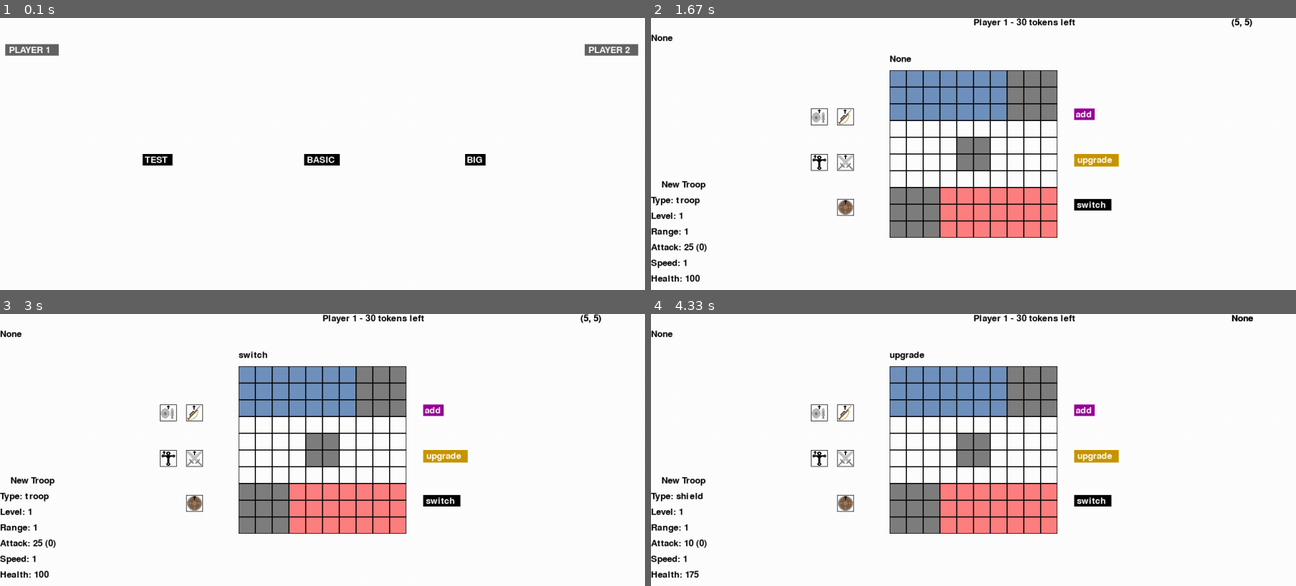
Above: before the commit, frames 1-4 (two rows, left to right).
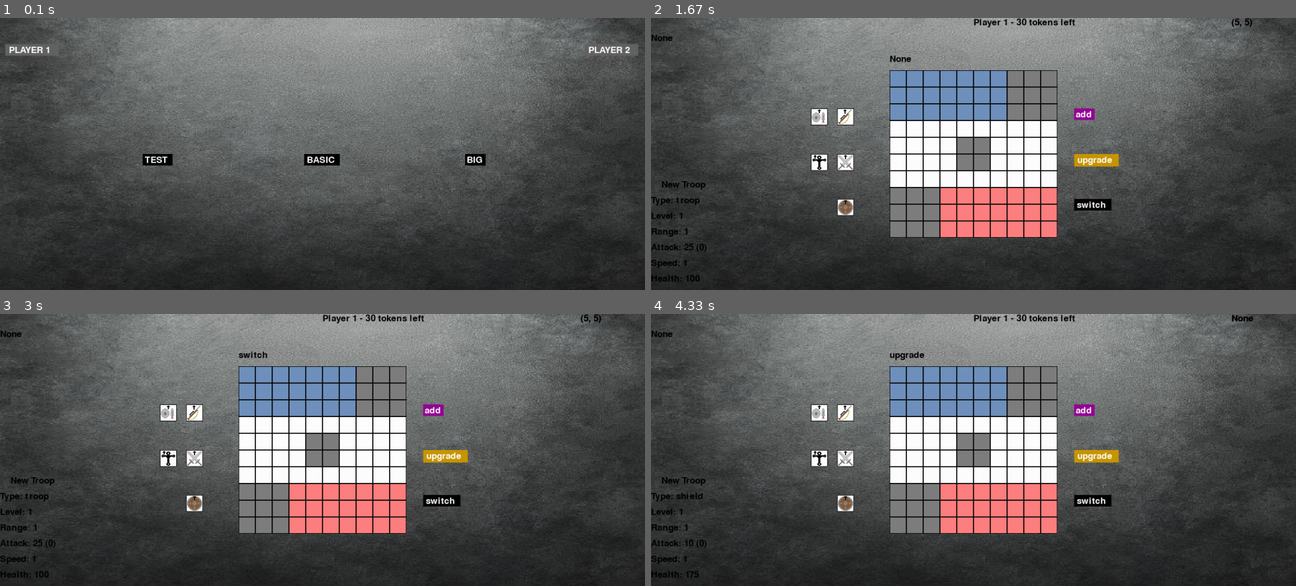
Above: after the commit, the same moments.

Repository: hornsbym/WarGame
Game: pygame game, started from Game.py
Two runs of this game, one before a commit and one after it. Both use one fixed random seed, a clock stepped at 60 frames per second and the inputs below.
Inputs (mouse positions are in pixels of both pictures, inside the frame that each line leads up to):
- Up to frame 1 (0.1 s): no input
- Up to frame 2 (1.67 s): click "BASIC" at 0.38 s; click (973, 154) at 0.72 s; hold W 1-1.47 s; hold A from 1.55 s (still down)
- Up to frame 3 (3 s): release A at 2.08 s; hold A 2.12-2.52 s; tap 0 at 2.27 s; hold W 2.55-2.92 s; hold A from 2.95 s (still down)
- Up to frame 4 (4.33 s): tap 2 at 3.1, 4.27 s; release A at 3.42 s; tap E at 3.45 s; click (844, 411) at 3.83 s; hold W from 4.12 s (still down)

The runs differ from the first frame. In frame 1, 99% of the frame differs, in the area x 0-100%, y 0-100%; in frame 2, 82%; in frame 3, 82%; in frame 4, 82%.

Commit message:
Completed Background application

Diff:
--- a/Background.py
+++ /dev/null
@@ -1,17 +0,0 @@
-"""
-Carter Huffman - 1/11/2019
-Class desgined to add a background image to the window
-"""
-
-class Background(pygame.sprite.Sprite):
-    def __init__(self, image_file, location):
-        pygame.sprite.Sprite.__init__(self)  #call Sprite initializer
-        self.image = pygame.image.load(image_file)
-        self.rect = self.image.get_rect()
-        self.rect.left, self.rect.top = location
-
-
-
-    #BackGround = Background('background_image.png', [0,0])
-    #screen.fill([255, 255, 255])
-    #screen.blit(BackGround.image, BackGround.rect)
--- a/Game.py
+++ b/Game.py
@@ -25,6 +25,8 @@
 
         # Boilerplate pygame stuff:
         pg.init()
+        self.BackGround = pg.image.load('gray background.JPG')
+        self.BackGround = pg.transform.scale(self.BackGround, (width, height))
         self.clock = pg.time.Clock()
         self.displayWidth = width
         self.displayHeight = height
@@ -342,6 +344,9 @@
 
             self.display.fill((255,255,255))
 
+            #Background painting
+            self.display.blit(self.BackGround, [0,0])
+
             change1.showButton(self.display)
             change2.showButton(self.display)
 
@@ -398,6 +403,8 @@
         while (loop == True):
             # Gets all the events from the game window. A.k.a., do stuff here.
             for event in pg.event.get():
+
+
                 if event.type == pg.QUIT:
                     pg.quit()
                     quit()
@@ -458,6 +465,9 @@
 
             # Clear previous screen, so it can be updated again.
             self.display.fill((255,255,255))
+
+            # Background painting
+            self.display.blit(self.BackGround, [0,0])
 
             b.showBoard(self.display)
 
@@ -608,6 +618,8 @@
         while True:
             # Gets all the events from the game window. A.k.a., do stuff here.
             for event in pg.event.get():
+
+
                 if event.type == pg.QUIT:
                     pg.quit()
                     quit()
@@ -636,6 +648,9 @@
             # Clear previous screen, so it can be updated again.
 
             self.display.fill((255,255,255))
+
+            # Background placement
+            self.display.blit(self.BackGround, [0,0])
 
             attackButton.showButton(self.display)
             moveButton.showButton(self.display)
Binary file added: gray background.jpg
